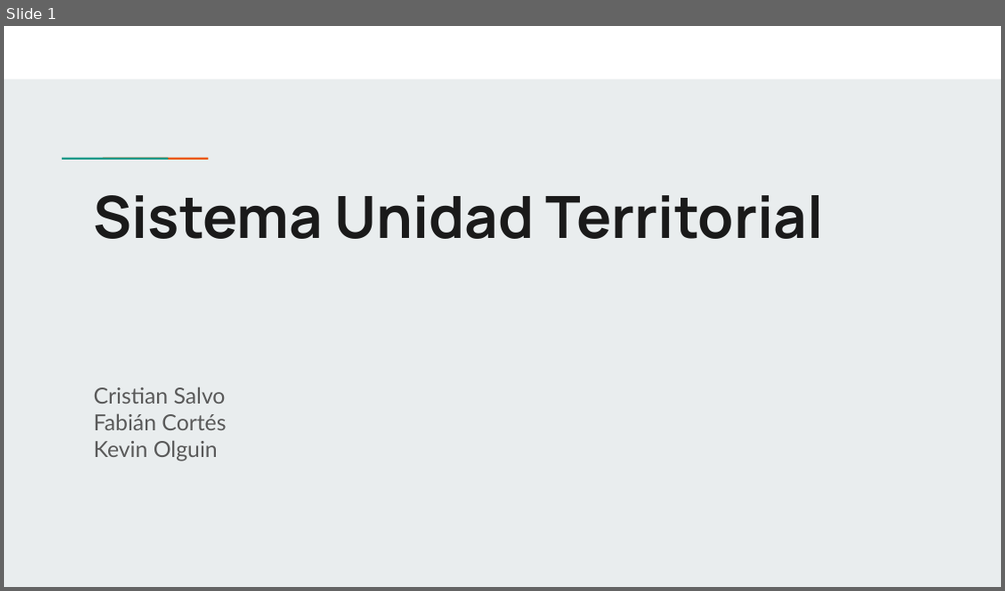
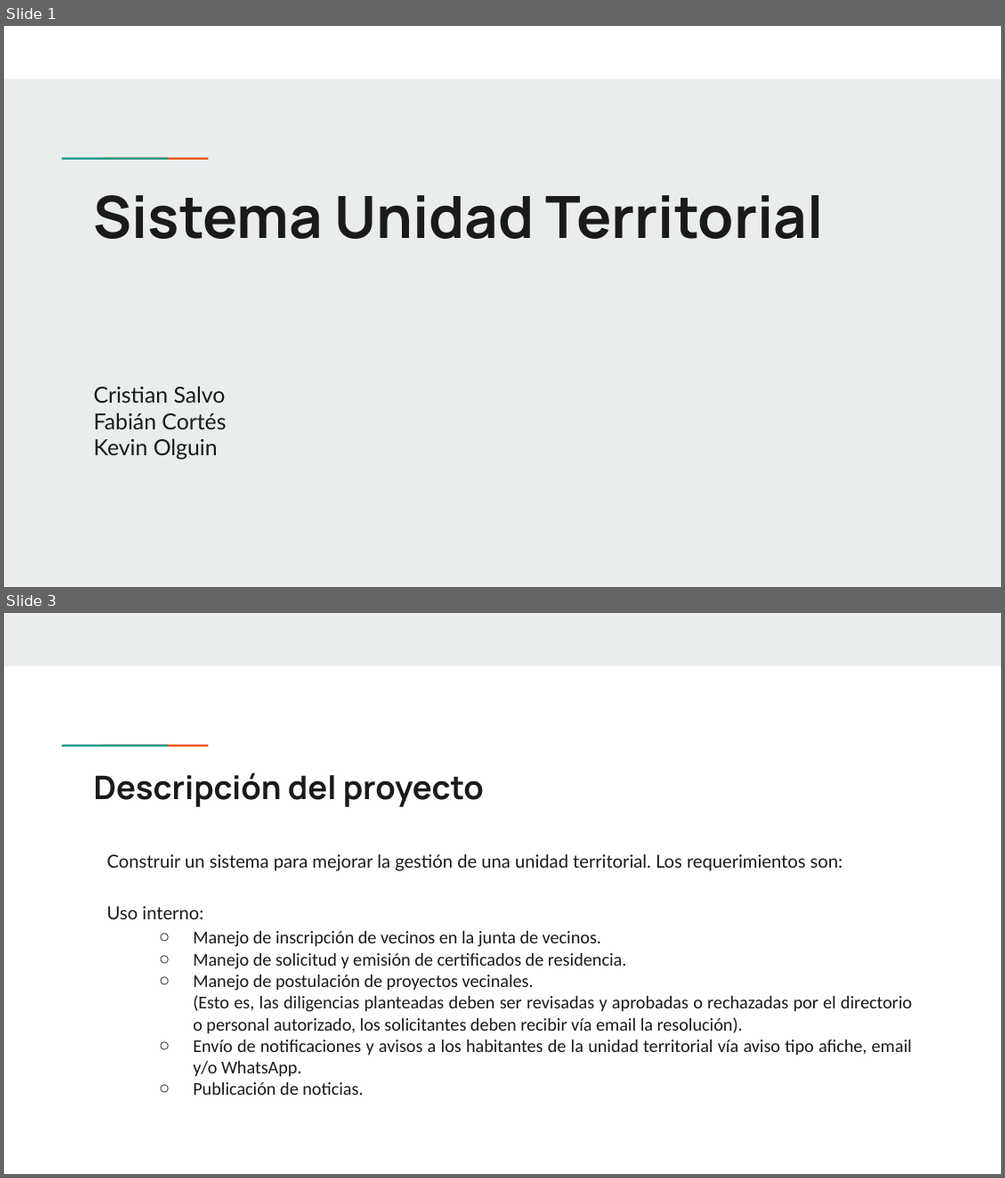
Before and after one commit to KevinOlguin003D/Unidad-Territorial, a slide deck: Fase_1/Evidencias_Grupales/Presentacion_proyecto.pptx. Shown one above the other, each under a label of ours: slide 1 before the commit, slides 1 and 3 after it; the slides between them are not shown. The pictures are 1005x591 and 1005x1178 pixels, drawn with LibreOffice and Linux fonts; fonts in the diff are those of the drawing. Boxes give left, top, right and bottom in pixels: in the first picture for what was removed or moved away, otherwise in the second. Text is boxed around its words. In the diff, an @@ line names an element or a change of style, - is before the commit and + after.

```diff
--- a/Fase_1/Evidencias_Grupales/Presentacion_proyecto.pptx
+++ b/Fase_1/Evidencias_Grupales/Presentacion_proyecto.pptx
@@ slide 3 added at (x1=4, y1=613, x2=1001, y2=1174), background #FFFFFF; not listed: 2 template elements that a slide beside it also shows @@
@@ rectangle added at (x1=4, y1=613, x2=1001, y2=666), fill #E9EDEE @@
@@ title added at (x1=94, y1=772, x2=484, y2=807), 23.4 pt, text #1A1A1A, bold @@
+Descripción del proyecto
@@ text added at (x1=107, y1=854, x2=912, y2=1094), 13 pt, text #1A1A1A @@
+Construir un sistema para mejorar la gestión de una unidad territorial. Los requerimientos son:
+Uso interno:
+  ○ Manejo de inscripción de vecinos en la junta de vecinos.
+  ○ Manejo de solicitud y emisión de certificados de residencia.
+  ○ Manejo de postulación de proyectos vecinales.
+(Esto es, las diligencias planteadas deben ser revisadas y aprobadas o rechazadas por el directorio o personal autorizado, los solicitantes deben recibir vía email la resolución).
+  ○ Envío de notificaciones y avisos a los habitantes de la unidad territorial vía aviso tipo afiche, email y/o WhatsApp.
+  ○ Publicación de noticias.
@@ slide 1 changed as well @@
@@ subtitle "Cristian Salvo" at (x1=94, y1=386, x2=226, y2=459): text colour #595959 to #1A1A1A @@
```
Also in this commit, not shown: 4 other slides changed, 4 other slides added, 2 slides removed, 1 other file.
